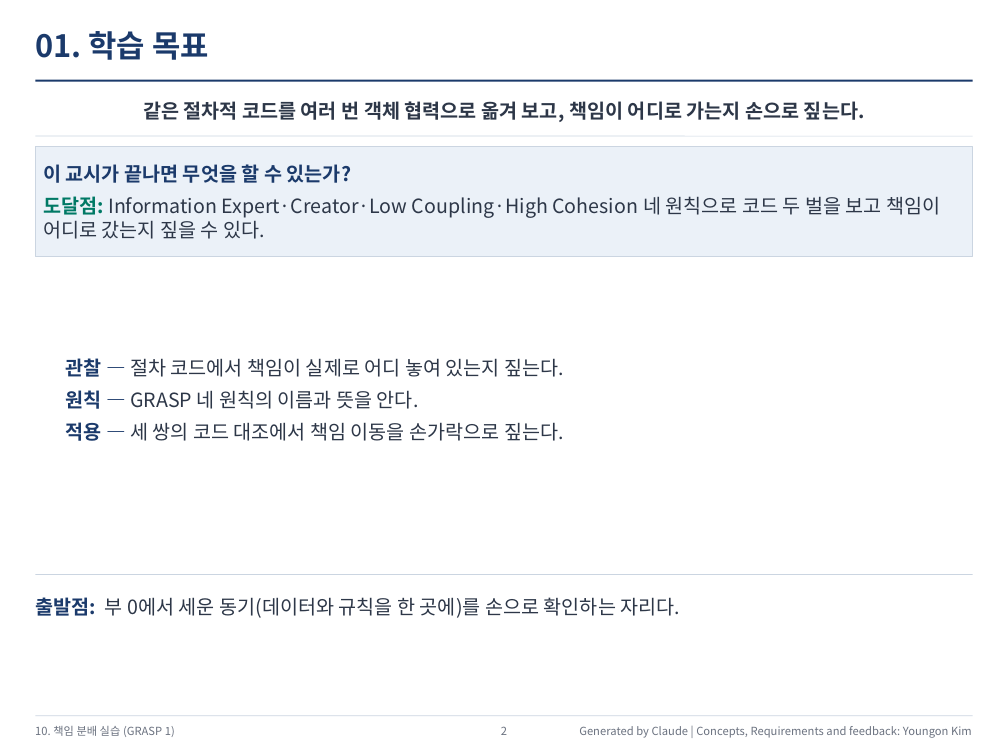
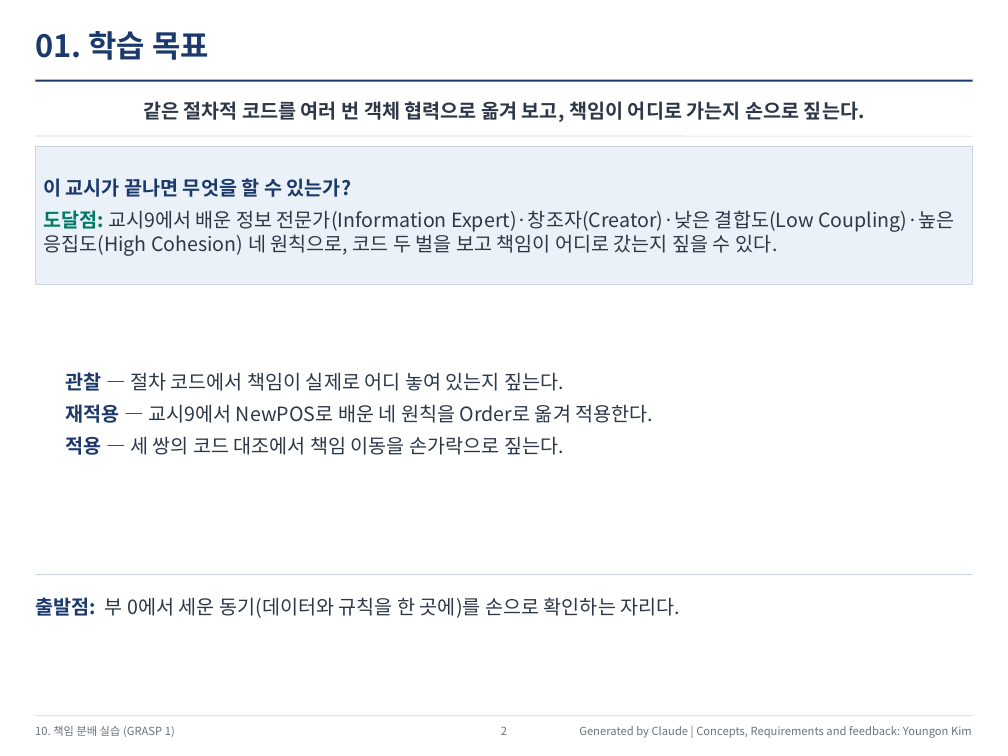
Before and after one commit to YoungSan77/TrainingMaterials, a slide deck: slide 2 of courses/ooad/out/Course_Session10_Output.pptx. Drawn at 1008x756 pixels with LibreOffice and Linux fonts; fonts in the diff are those of the drawing. Boxes give left, top, right and bottom in pixels: in the first picture for what was removed or moved away, otherwise in the second. Text is boxed around its words. In the diff, an @@ line names an element or a change of style, - is before the commit and + after.

```diff
--- a/courses/ooad/out/Course_Session10_Output.pptx
+++ b/courses/ooad/out/Course_Session10_Output.pptx
@@ rectangle "이 교시가 끝나면 무엇을 할 ...": place and size @@
-rectangle "이 교시가 끝나면 무엇을 할 ..." at (35,146,973,257)
+rectangle "이 교시가 끝나면 무엇을 할 ..." at (35,146,973,285)
@@ text in rectangle at (43,210,954,256): text changed @@
-도달점: Information Expert·Creator·Low Coupling·High Cohesion 네 원칙으로 코드 두 벌을 보고 책임이 어디로 갔는지 짚을 수 있다.
+도달점: 교시9에서 배운 정보 전문가(Information Expert)·창조자(Creator)·낮은 결합도(Low Coupling)·높은 응집도(High Cohesion) 네 원칙으로, 코드 두 벌을 보고 책임이 어디로 갔는지 짚을 수 있다.
@@ text "관찰 — 절차 코드에서 책임이 ...": place and size @@
-text "관찰 — 절차 코드에서 책임이 ..." at (65,358,564,441)
+text "관찰 — 절차 코드에서 책임이 ..." at (65,372,653,455)
@@ text at (65,404,653,423): text changed @@
-• 원칙 — GRASP 네 원칙의 이름과 뜻을 안다.
+• 재적용 — 교시9에서 NewPOS로 배운 네 원칙을 Order로 옮겨 적용한다.
```
Also in this commit, not shown: 6 other slides changed, 3 other files.
